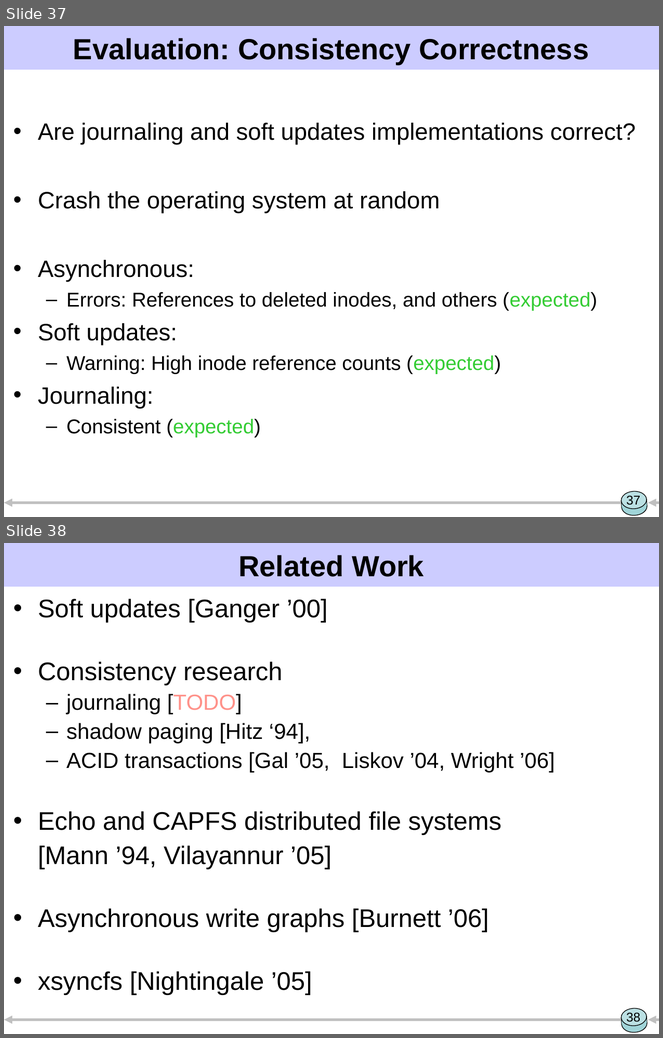
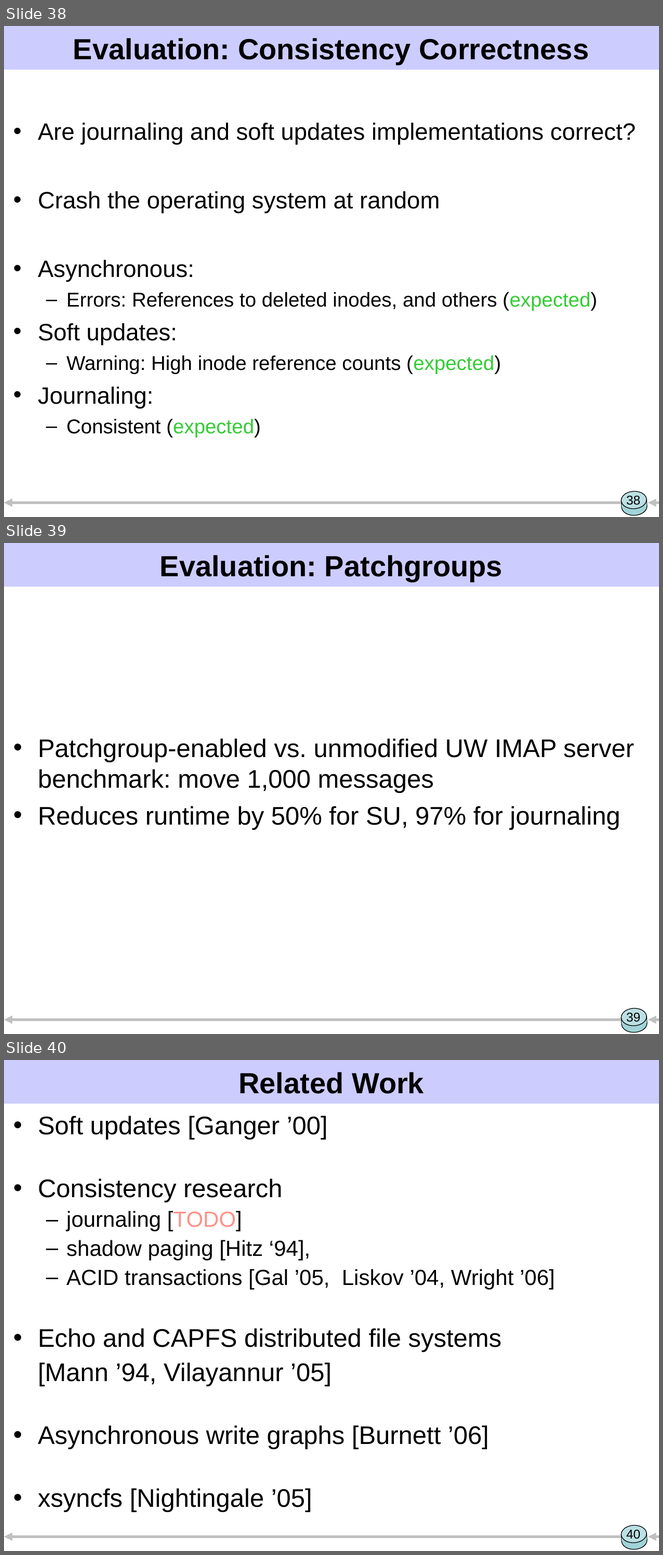
Before and after one commit to ucla-readable/fstitch-doc, a slide deck: sosp/pres.ppt. Shown one above the other, each under a label of ours: slides 37 and 38 before the commit, slides 38, 39 and 40 after it. The pictures are 663x1038 and 663x1555 pixels, drawn with LibreOffice and Linux fonts; fonts in the diff are those of the drawing. Boxes give left, top, right and bottom in pixels: in the first picture for what was removed or moved away, otherwise in the second. Text is boxed around its words. In the diff, an @@ line names an element or a change of style, - is before the commit and + after.

```diff
--- a/sosp/pres.ppt
+++ b/sosp/pres.ppt
@@ slide 39 added at (4, 543, 659, 1034), background #FFFFFF; not listed: 7 template elements that a slide beside it also shows @@
@@ title added at (160, 555, 503, 582), 32 pt, text #000000, bold @@
+Evaluation: Patchgroups
@@ text added at (38, 739, 634, 830), 28 pt, text #000000 @@
+• Patchgroup-enabled vs. unmodified UW IMAP server benchmark: move 1,000 messages
+• Reduces runtime by 50% for SU, 97% for journaling
@@ page number added at (626, 1013, 640, 1025), 14 pt, text #000000 @@
+39
@@ what was slide 37 is now slide 38 @@
@@ page number at (626, 496, 640, 508): text changed @@
-37
+38
@@ what was slide 38 is now slide 40 @@
@@ page number at (626, 1530, 640, 1542): text changed @@
-38
+40
```
Also in this commit, not shown: 8 slides changed, 2 other slides added, 1 slide removed.
